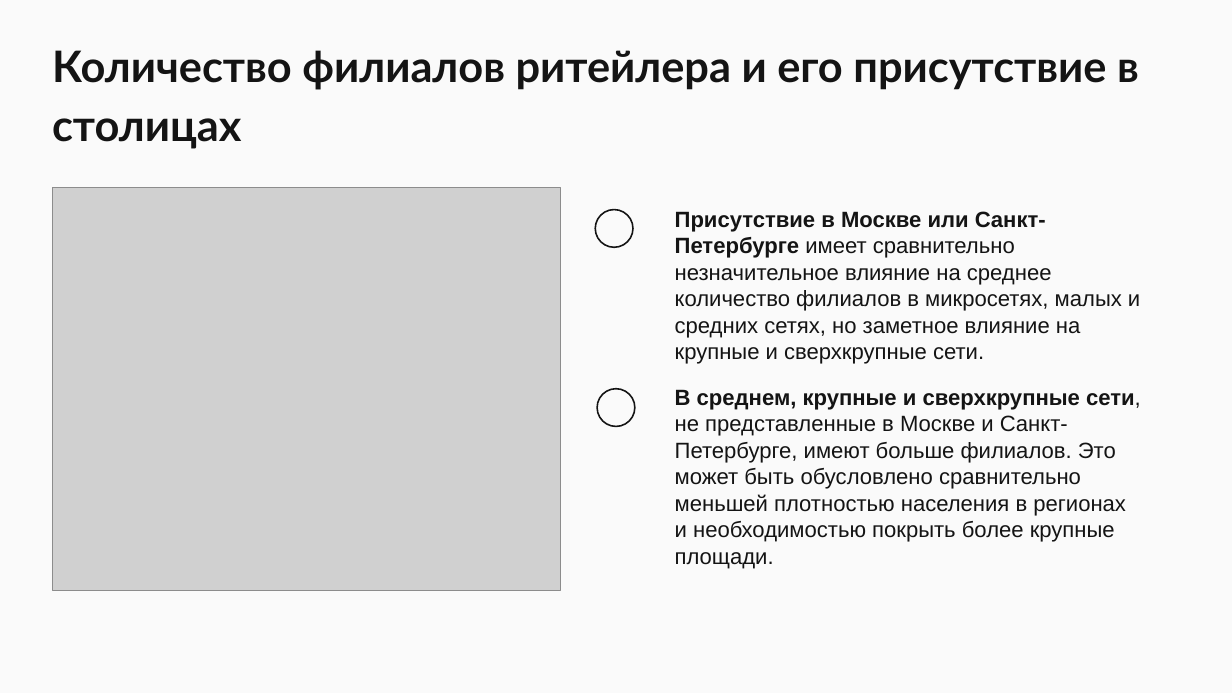
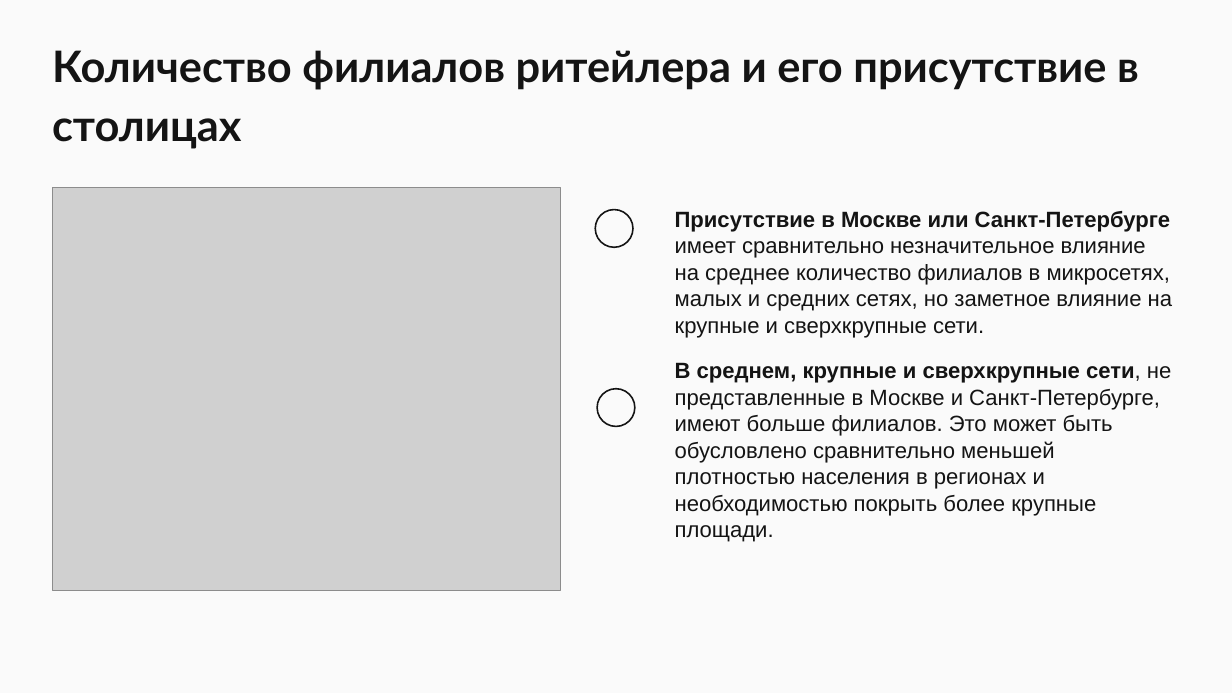
Before and after one commit to Raven-ES1617/cu, a slide deck: slide 13 of presentations/week3/case_3_expansion.pptx. Drawn at 1232x693 pixels with LibreOffice and Linux fonts; fonts in the diff are those of the drawing; grey boxes stand for pictures; background and template pictures are left out. Boxes give left, top, right and bottom in pixels: in the first picture for what was removed or moved away, otherwise in the second. Text is boxed around its words. In the diff, an @@ line names an element or a change of style, - is before the commit and + after.

```diff
--- a/presentations/week3/case_3_expansion.pptx
+++ b/presentations/week3/case_3_expansion.pptx
@@ text "Присутствие в Москве или Санкт-Петербурге ..." rewrapped from [675, 211, 1141, 569] to [675, 211, 1172, 542] @@
```
Also in this commit, not shown: 3 other slides changed.
